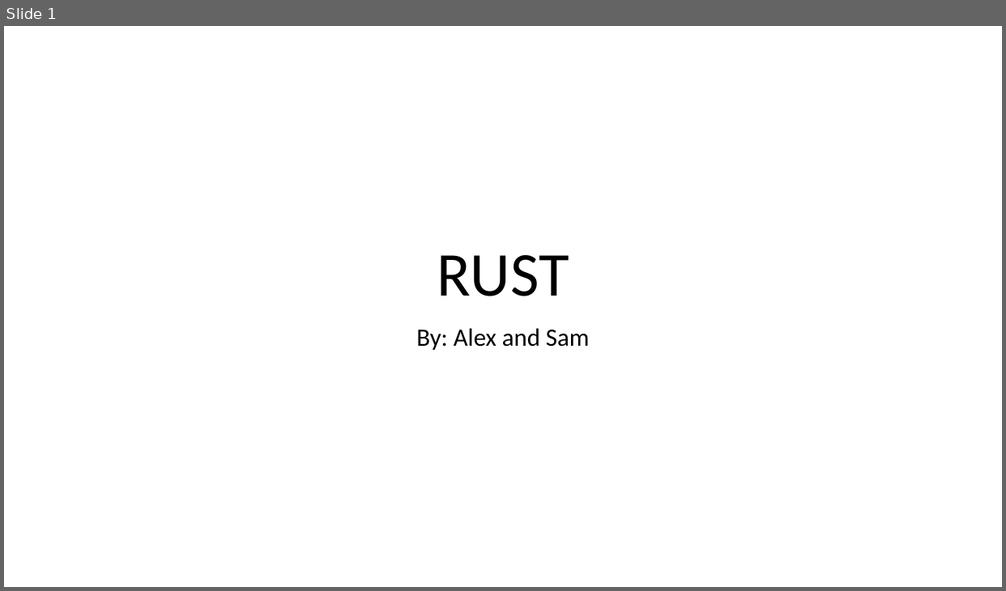
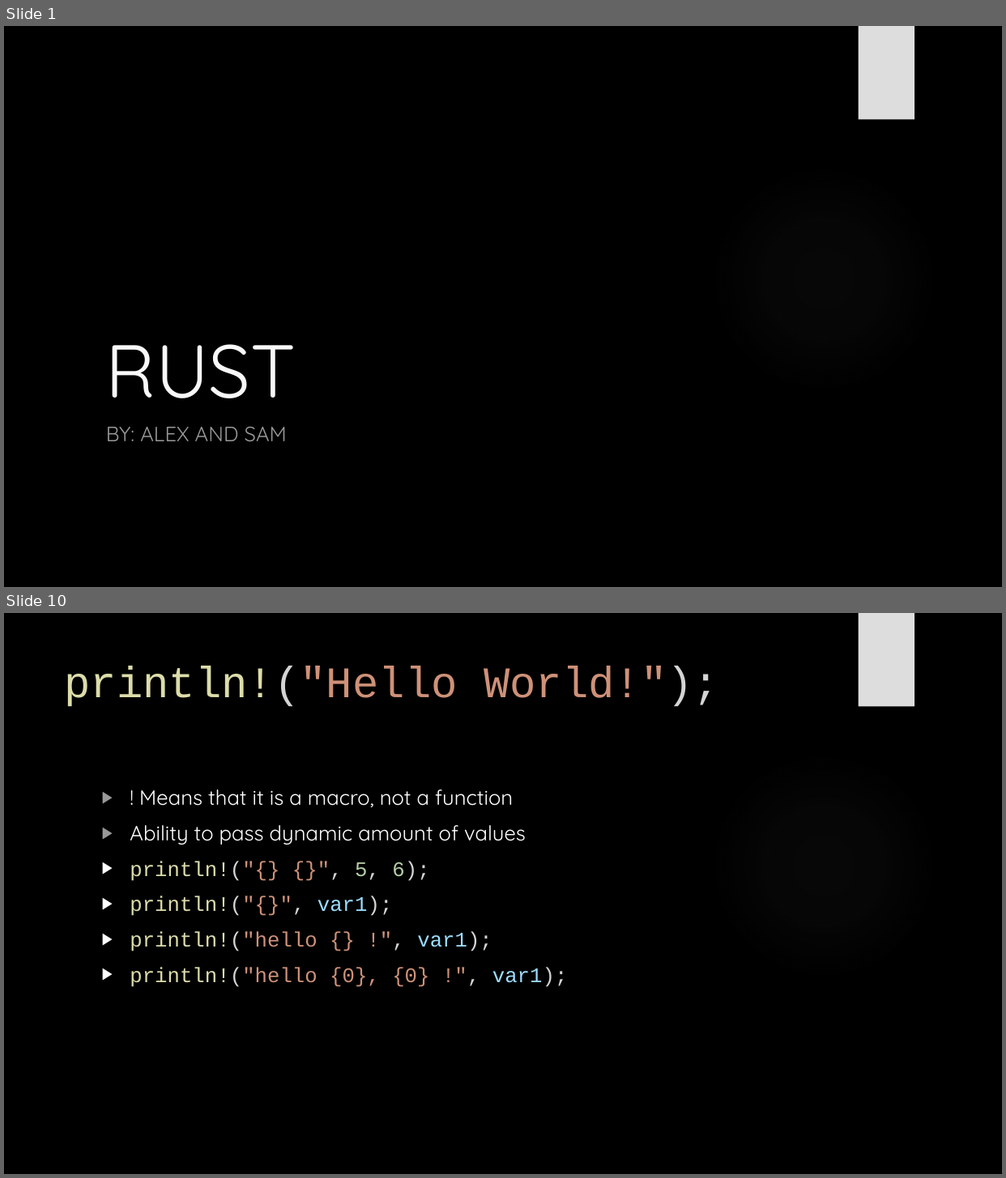
Before and after one commit to AlexbMitchelmore/WebDevRust, a slide deck: RUST.pptx. Shown one above the other, each under a label of ours: slide 1 before the commit, slides 1 and 10 after it; the slides between them are not shown. The pictures are 1006x591 and 1006x1178 pixels, drawn with LibreOffice and Linux fonts; fonts in the diff are those of the drawing; background and template pictures are left out. Boxes give left, top, right and bottom in pixels: in the first picture for what was removed or moved away, otherwise in the second. Text is boxed around its words. In the diff, an @@ line names an element or a change of style, - is before the commit and + after.

```diff
--- a/RUST.pptx
+++ b/RUST.pptx
@@ slide 10 added at (4,613,1002,1174), background picture (left out); not listed: 2 template elements that a slide beside it also shows @@
@@ title added at (65,666,719,707), 42 pt, text #CE9178 @@
+println!("Hello World!");
@@ text added at (130,790,568,987), 20 pt, text #FFFFFF @@
+▶ ! Means that it is a macro, not a function
+▶ Ability to pass dynamic amount of values
+▶ println!("{} {}", 5, 6);
+▶ println!("{}", var1);
+▶ println!("hello {} !", var1);
+▶ println!("hello {0}, {0} !", var1);
@@ slide 1 changed as well @@
@@ background #FFFFFF to picture (left out) @@
@@ rectangle added at (859,26,914,120), fill #DDDDDD @@
@@ title "RUST": place and size @@
-title "RUST" at (437,255,569,297)
+title "RUST" at (106,344,296,399)
@@ title "RUST" at (106,344,296,399): size 60 to 72 pt, font Calibri to Quicksand, text colour #000000 to #F8F8F8; alignment centre to left; line spacing 0.9 to 1 @@
@@ ellipse added at (709,163,939,394), fill gradient #666666 @@
@@ subtitle at (106,427,287,442): text changed; size 24 to 20 pt; font Calibri to Quicksand; text colour #000000 to #999999 @@
-By: Alex and Sam
+BY: ALEX AND SAM
```
Also in this commit, not shown: 7 other slides changed, 15 other slides added, 12 slides removed, 1 other file.
